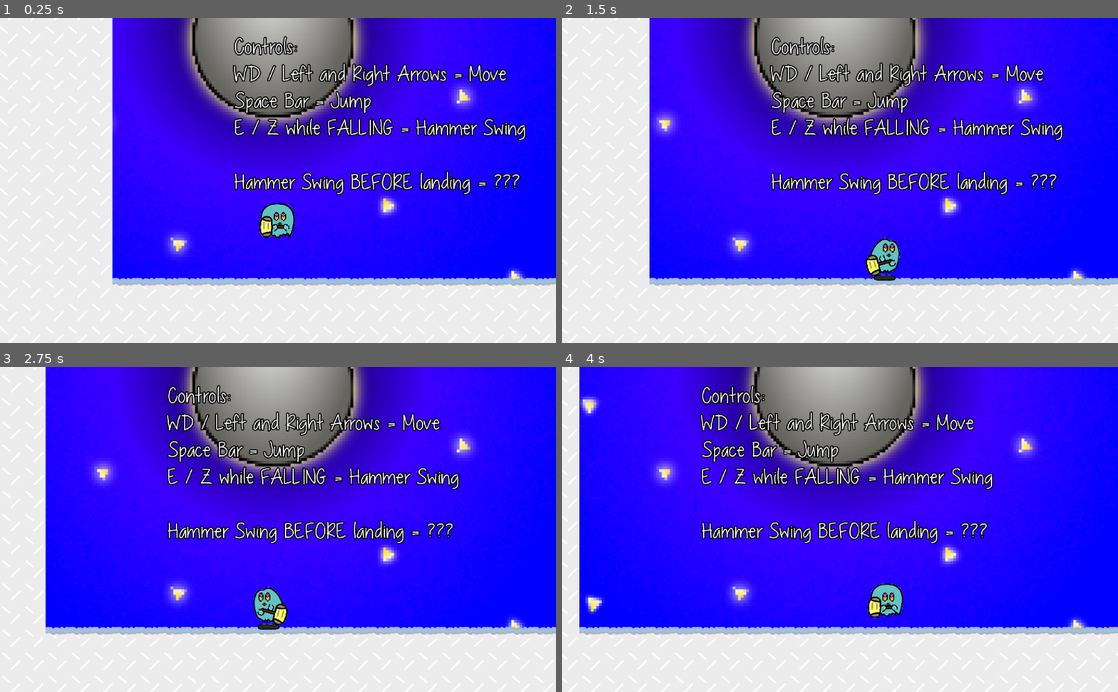
Above: before the commit, frames 1-4 (two rows, left to right).
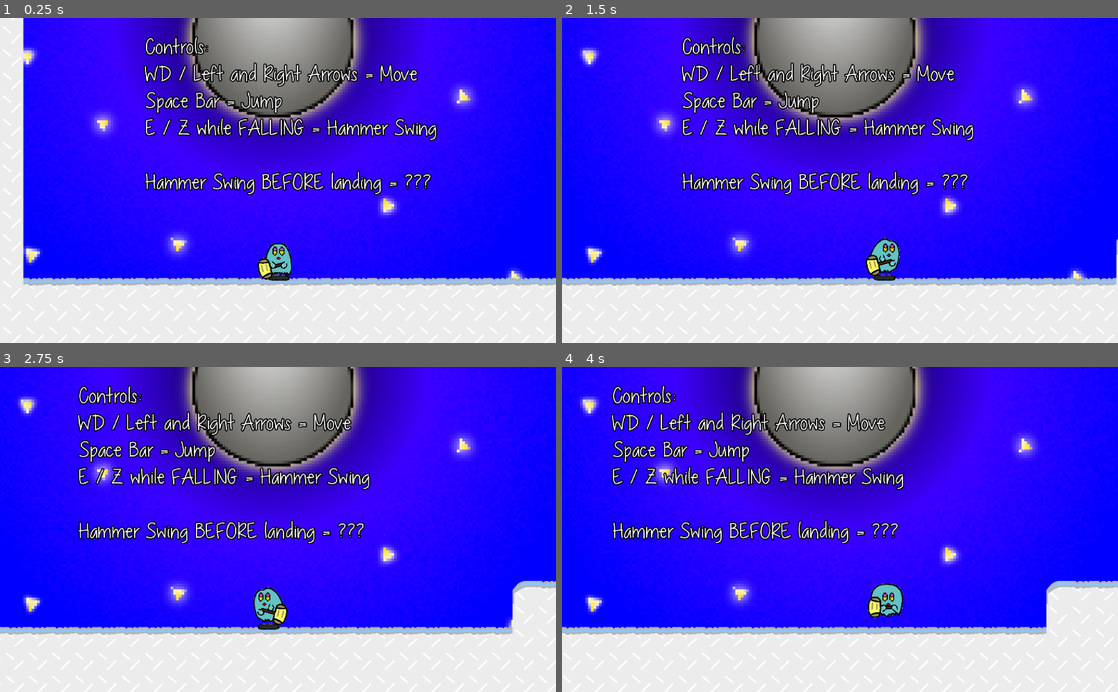
Above: after the commit, the same moments.

Repository: maishiroma/AXChibiGameJam2022
Game: Godot game, scene res://Levels/Level1.tscn
The game is run twice, just before and just after one commit, with the same random seed, the same clock (stepped at 60 frames per second) and the same inputs. Sound files missing from this copy of the repository are replaced by a short silence.
Inputs:
- Up to frame 1 (0.25 s): no input
- Up to frame 2 (1.5 s): hold Right (move_right) from 0.53 s (still down); tap Z (deploy_hammer) at 0.6, 1.35 s; tap Space (Jump) at 0.77 s
- Up to frame 3 (2.75 s): tap Space (Jump) at 1.52 s; release Right (move_right) at 2.03 s; hold Left (move_left) from 2.03 s (still down); tap Z (deploy_hammer) at 2.1 s
- Up to frame 4 (4 s): release Left (move_left) at 2.78 s; hold Right (move_right) from 2.78 s (still down); tap Z (deploy_hammer) at 2.85, 3.6 s; tap Space (Jump) at 3.02, 3.77 s

The runs differ from the first frame. In frame 1, 24% of the frame differs, in the area x 4-100%, y 0-83%; in frame 2, 22%; in frame 3, 17%; in frame 4, 14%.

Commit message:
LAST finishing touches!

Diff:
--- a/Levels/Level1.tscn
+++ b/Levels/Level1.tscn
@@ -213,6 +213,19 @@
 
 Hammer Swing BEFORE landing = ???"
 
+[node name="Title" type="Label" parent="."]
+margin_left = 1479.0
+margin_top = -325.0
+margin_right = 2024.0
+margin_bottom = 109.0
+custom_fonts/font = SubResource( 11 )
+text = "GhostBop Demo
+AXMiniGameJam2022
+
+by Kaabiikaze
+(Credits in README!)"
+align = 1
+
 [node name="CanvasLayer" type="CanvasLayer" parent="."]
 layer = -10
 
@@ -231,7 +244,7 @@
 }
 
 [node name="Player" parent="." instance=ExtResource( 2 )]
-position = Vector2( -310, 127 )
+position = Vector2( -64, 258 )
 scale = Vector2( 0.3, 0.3 )
 move_speed = 200.0
 jump_strength = 500.0
--- a/Prefabs/Player.tscn
+++ b/Prefabs/Player.tscn
@@ -25,6 +25,7 @@
 [ext_resource path="res://SFX/cartoon-jump-6462.mp3" type="AudioStream" id=23]
 [ext_resource path="res://SFX/vibrating-thud-39536.mp3" type="AudioStream" id=24]
 [ext_resource path="res://SFX/game-fx-9-40197.mp3" type="AudioStream" id=25]
+[ext_resource path="res://SFX/cartoon_boing-92413.mp3" type="AudioStream" id=26]
 
 [sub_resource type="RectangleShape2D" id=3]
 extents = Vector2( 120, 151 )
@@ -112,6 +113,10 @@
 stream = ExtResource( 25 )
 volume_db = -5.0
 
+[node name="EnemyBounce" type="AudioStreamPlayer" parent="PlayerSounds"]
+stream = ExtResource( 26 )
+volume_db = 10.0
+
 [connection signal="animation_finished" from="PlayerSprite" to="." method="_on_PlayerSprite_animation_finished"]
 [connection signal="body_entered" from="HammerHitBox" to="." method="_on_HammerHitBox_body_entered"]
 [connection signal="timeout" from="HammerHitBox/HammerJumpCooldown" to="." method="_on_HammerJumpCooldown_timeout"]
--- a/Scripts/Player.gd
+++ b/Scripts/Player.gd
@@ -152,7 +152,7 @@
 		# We pass an extra argument to the signal
 		emit_signal("hit_enemy", body.name)
 		$HammerHitBox/HammerJumpCooldown.start()
-		$PlayerSounds/HammerHit.play()
+		$PlayerSounds/EnemyBounce.play()
 	elif body.is_in_group("SpringDoor"):
 		is_high_jump = true
 		is_deploying_hammer = false
Not shown: 1 places in Prefabs/Player.tscn that only renumber resources
Not shown, added: SFX/cartoon_boing-92413.mp3.import
Not shown, added: SFX/cartoon_boing-92413.mp3
